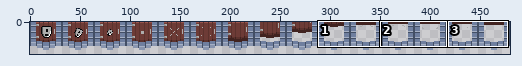
Two versions of one sprite sheet, data/images/doorBot.png. The picture above shows the old version from afar; the outline marks the close-up.
Close-up. Before the edit:
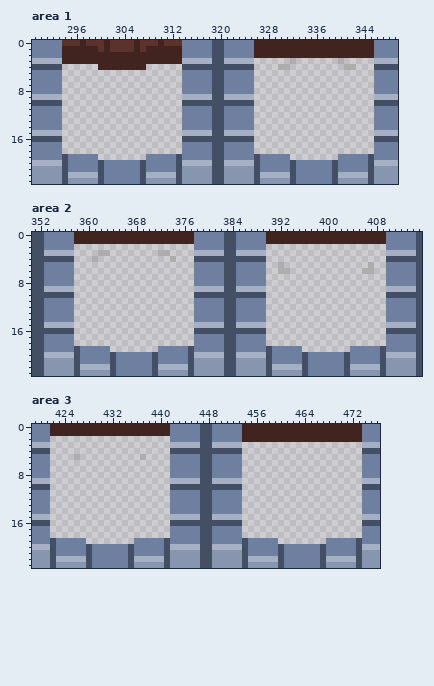
The file is 480x32 pixels. Colours within 5 levels of each other are drawn and written as one. Shown: area 1: x 289..349, y 0..23; area 2: x 351..415, y 0..23; area 3: x 419..476, y 0..23. The commit also changed other parts of the picture, which this record leaves out.
After:
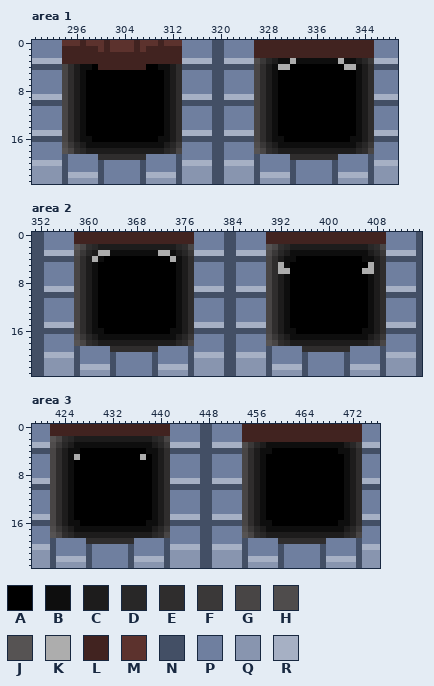
Palette (. is transparent): A #000000  B #0e0e0e  C #1d1c1c  D #282727  E #2f2d2d  F #3a3838  G #484545  H #4f4c4c  J #565353  K #adadad  L #412320  M #5c322d  N #434f65  P #6f7f9f  Q #8895af  R #a6b0c4
What changed:
Changed rows in their new state; - is an unchanged pixel.
Area 1:
first column x 294:
 3 --------------------------------HFDCBB-BBBBBBB-BBCDF
 4 GECBBA--------AABBCE------------GECB--AAAAAAAAA--BCE
 5 GECBAAAAAAAAAAAAABCE------------GECBAAAAAAAAAAAAABCE
 6 GECBAAAAAAAAAAAAABCE------------GECBAAAAAAAAAAAAABCE
 7 GECBAAAAAAAAAAAAABCE------------GECBAAAAAAAAAAAAABCE
 8 GECBAAAAAAAAAAAAABCE------------GECBAAAAAAAAAAAAABCE
 9 GECBAAAAAAAAAAAAABCE------------GECBAAAAAAAAAAAAABCE
10 GECBAAAAAAAAAAAAABCE------------GECBAAAAAAAAAAAAABCE
11 GECBAAAAAAAAAAAAABCE------------GECBAAAAAAAAAAAAABCE
12 GECBAAAAAAAAAAAAABCE------------GECBAAAAAAAAAAAAABCE
13 GECBAAAAAAAAAAAAABCE------------GECBAAAAAAAAAAAAABCE
14 GECBAAAAAAAAAAAAABCE------------GECBAAAAAAAAAAAAABCE
15 GECBAAAAAAAAAAAAABCE------------GECBAAAAAAAAAAAAABCE
16 GECBBAAAAAAAAAAABBCE------------GECBBAAAAAAAAAAABBCE
17 HFDCBBBBBBBBBBBBBCDF------------HFDCBBBBBBBBBBBBBCDF
18 JGEDCCCCCCCCCCCCCDEG------------JGEDCCCCCCCCCCCCCDEG
19 ------EEEEEEEE------------------------EEEEEEEE------
Area 2:
first column x 358:
 2 JGEDCCCCCCCCCCCCCDEG------------JGEDCCCCCCCCCCCCCDEG
 3 HFDC--BBBBBBBB--BCDF------------HFDCBBBBBBBBBBBBBCDF
 4 GEC-BAAAAAAAAAAA-BCE------------GECBBAAAAAAAAAAABBCE
 5 GECBAAAAAAAAAAAAABCE------------GE-BAAAAAAAAAAAAA-CE
 6 GECBAAAAAAAAAAAAABCE------------GE--AAAAAAAAAAAA--CE
 7 GECBAAAAAAAAAAAAABCE------------GECBAAAAAAAAAAAAABCE
 8 GECBAAAAAAAAAAAAABCE------------GECBAAAAAAAAAAAAABCE
 9 GECBAAAAAAAAAAAAABCE------------GECBAAAAAAAAAAAAABCE
10 GECBAAAAAAAAAAAAABCE------------GECBAAAAAAAAAAAAABCE
11 GECBAAAAAAAAAAAAABCE------------GECBAAAAAAAAAAAAABCE
12 GECBAAAAAAAAAAAAABCE------------GECBAAAAAAAAAAAAABCE
13 GECBAAAAAAAAAAAAABCE------------GECBAAAAAAAAAAAAABCE
14 GECBAAAAAAAAAAAAABCE------------GECBAAAAAAAAAAAAABCE
15 GECBAAAAAAAAAAAAABCE------------GECBAAAAAAAAAAAAABCE
16 GECBBAAAAAAAAAAABBCE------------GECBBAAAAAAAAAAABBCE
17 HFDCBBBBBBBBBBBBBCDF------------HFDCBBBBBBBBBBBBBCDF
18 JGEDCCCCCCCCCCCCCDEG------------JGEDCCCCCCCCCCCCCDEG
19 ------EEEEEEEE------------------------EEEEEEEE------
Area 3:
first column x 422:
 2 JGEDCCCCCCCCCCCCCDEG--------------------------------
 3 HFDCBBBBBBBBBBBBBCDF------------HFDCBBBBBBBBBBBBBCDF
 4 GECBBAAAAAAAAAAABBCE------------GECBBAAAAAAAAAAABBCE
 5 GECB-AAAAAAAAAA-ABCE------------GECBAAAAAAAAAAAAABCE
 6 GECBAAAAAAAAAAAAABCE------------GECBAAAAAAAAAAAAABCE
 7 GECBAAAAAAAAAAAAABCE------------GECBAAAAAAAAAAAAABCE
 8 GECBAAAAAAAAAAAAABCE------------GECBAAAAAAAAAAAAABCE
 9 GECBAAAAAAAAAAAAABCE------------GECBAAAAAAAAAAAAABCE
10 GECBAAAAAAAAAAAAABCE------------GECBAAAAAAAAAAAAABCE
11 GECBAAAAAAAAAAAAABCE------------GECBAAAAAAAAAAAAABCE
12 GECBAAAAAAAAAAAAABCE------------GECBAAAAAAAAAAAAABCE
13 GECBAAAAAAAAAAAAABCE------------GECBAAAAAAAAAAAAABCE
14 GECBAAAAAAAAAAAAABCE------------GECBAAAAAAAAAAAAABCE
15 GECBAAAAAAAAAAAAABCE------------GECBAAAAAAAAAAAAABCE
16 GECBBAAAAAAAAAAABBCE------------GECBBAAAAAAAAAAABBCE
17 HFDCBBBBBBBBBBBBBCDF------------HFDCBBBBBBBBBBBBBCDF
18 JGEDCCCCCCCCCCCCCDEG------------JGEDCCCCCCCCCCCCCDEG
19 ------EEEEEEEE------------------------EEEEEEEE------
